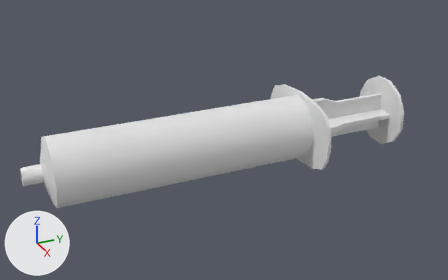
What one commit did to the FBX model care-up/Assets/_Models/Syringe50ml.fbx.
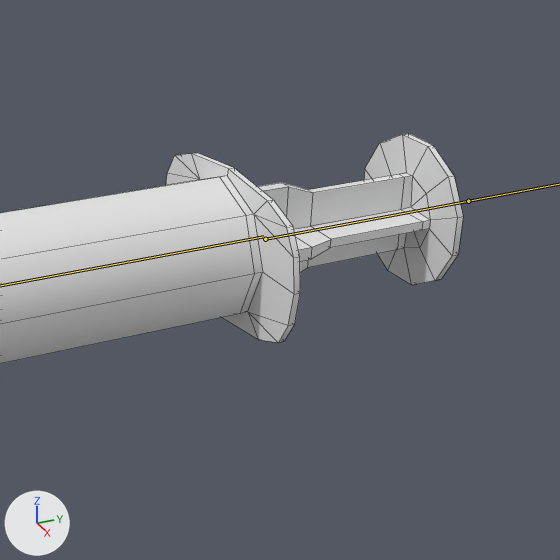
Each version appears first whole from a 50 mm camera at (0.294, -0.114, 0.146) aimed at (-0.003, 0.02, -0.002), and next in a close-up on the part from 44% to 100% of the width and 6% to 96% of the height. Every picture has the same lights, and +X, +Y and +Z are marked at lower left. The bones that bend it are drawn over the model as lines in the close-ups. The close-ups show mesh edges as thin lines.

In view in the first close-up: 'syringe_50mm_barrel', 'syringe_50mm_plunger'.
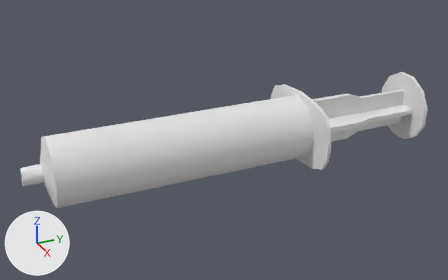
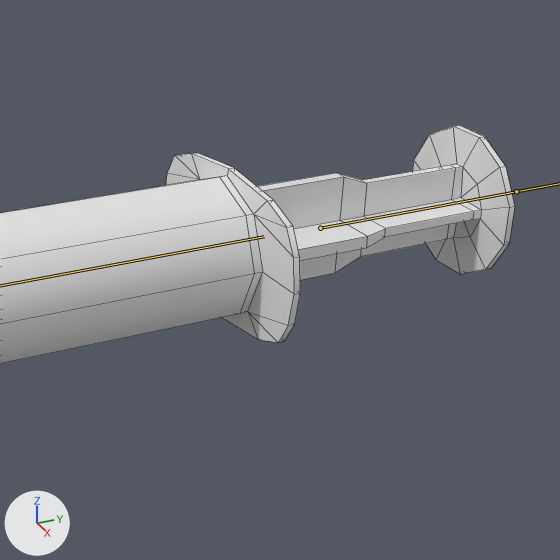
The newer file adds an action. The first version stands in its rest pose; the second is drawn at frame 1 of the action '50mlArmature|_50ml_syringe_sq_part3_L_Lib'.

What changed in the scene script:
```text
Change bone_plungerbone:
    where bone_plungerbone = bpy.data.objects['50mlArmature'].pose.bones['PlungerBone']  # child of 'BarrelBone'
    bone_plungerbone.location: (0.0, 0.0, 0.0) -> (-0.0004, 0.0181, -0.0001)
```

What differs and where, as boxes [x1, y1, x2, y2] in the close-ups (560 x 560 px):
'syringe_50mm_plunger', posed: before [258, 133, 463, 285]; after [257, 125, 515, 280]
bone 'PlungerBone', root to tip: before (265, 239) to (468, 201); after (320, 228) to (516, 191)
